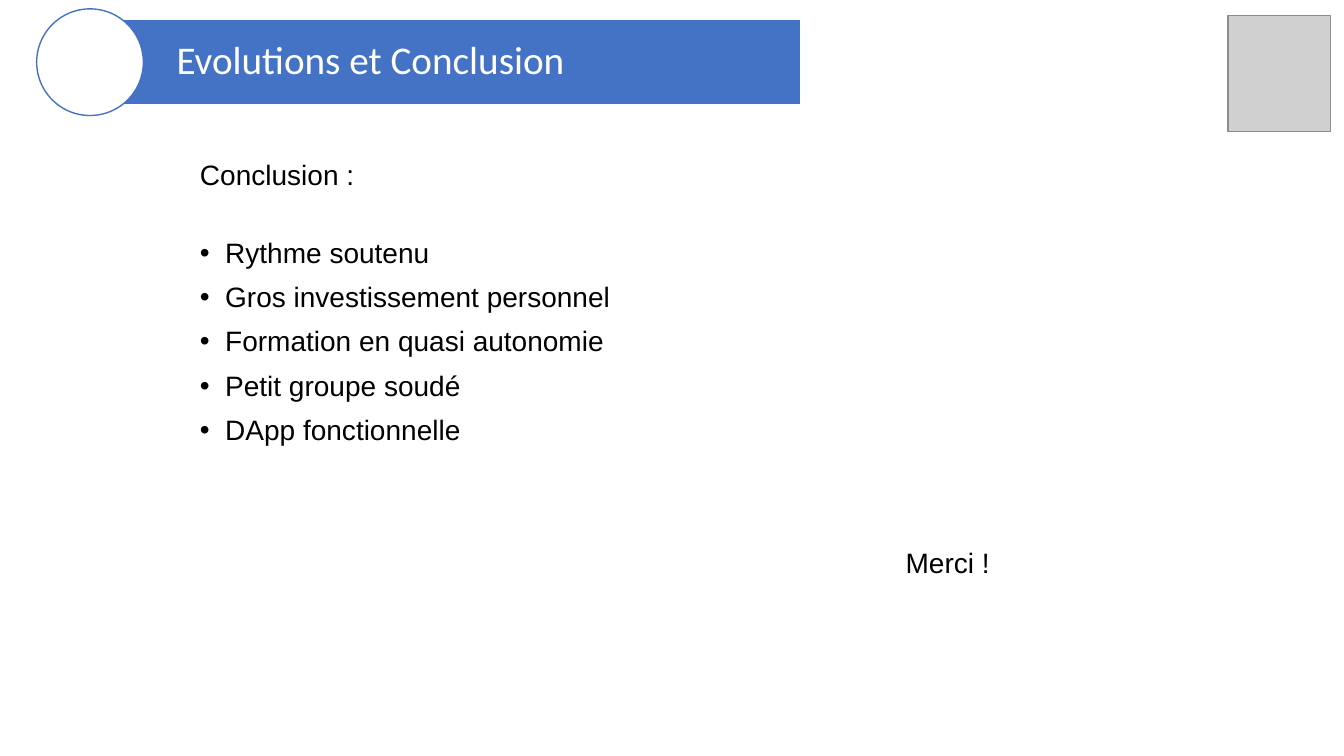
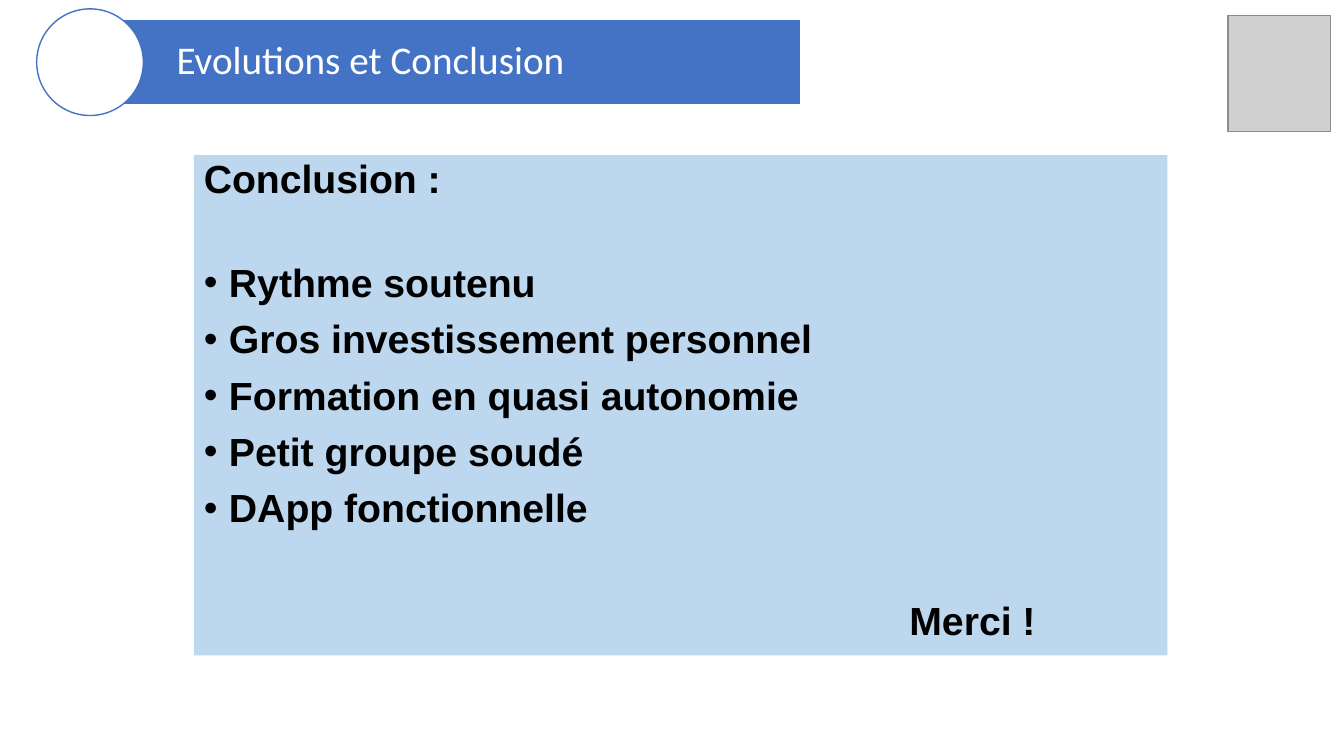
Before and after one commit to blockchainFormationAcadee/chapitre-vi-ft-franck38410, a slide deck: slide 19 of Presentation_JO2024.pptx (slide 17 before the commit). Drawn at 1344x756 pixels with LibreOffice and Linux fonts; fonts in the diff are those of the drawing; grey boxes stand for pictures. Boxes give left, top, right and bottom in pixels: in the first picture for what was removed or moved away, otherwise in the second. Text is boxed around its words. In the diff, an @@ line names an element or a change of style, - is before the commit and + after.

```diff
--- a/Presentation_JO2024.pptx
+++ b/Presentation_JO2024.pptx
@@ rectangle "Conclusion :": place and size @@
-rectangle "Conclusion :" at [200,164,975,574]
+rectangle "Conclusion :" at [194,155,1168,655]
@@ rectangle "Conclusion :" at [194,155,1168,655]: size 20 to 28 pt, bold on; fill none to #BDD7EE @@
```
Also in this commit, not shown: 11 other slides changed, 3 slides added, 1 slide removed, 3 other files.
